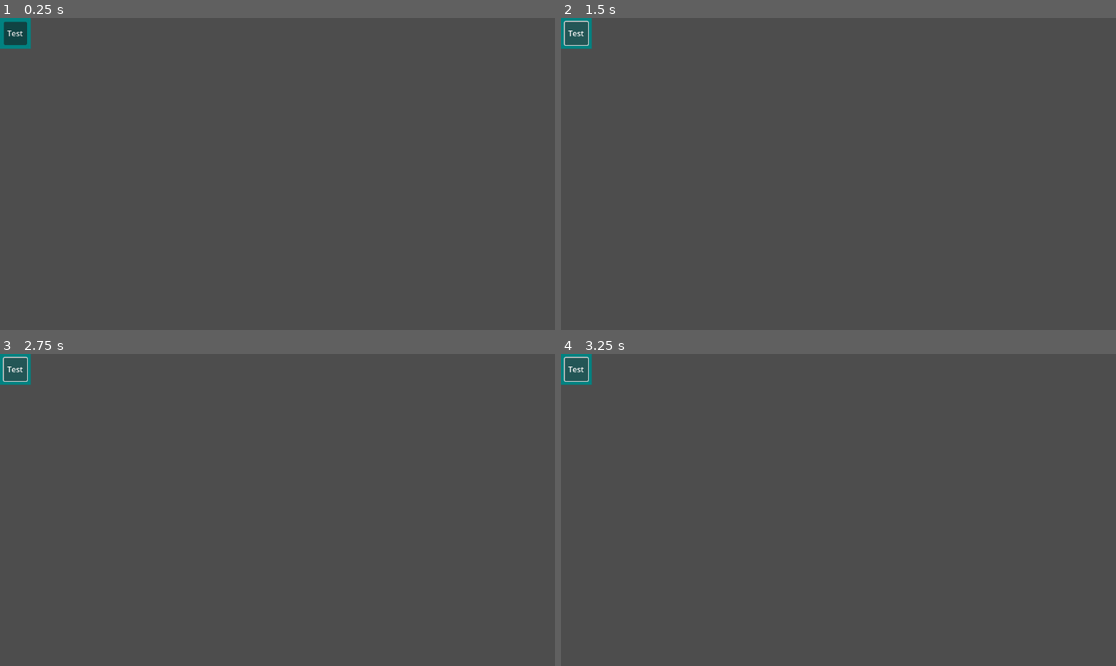
Above: before the commit, frames 1-4 (two rows, left to right).
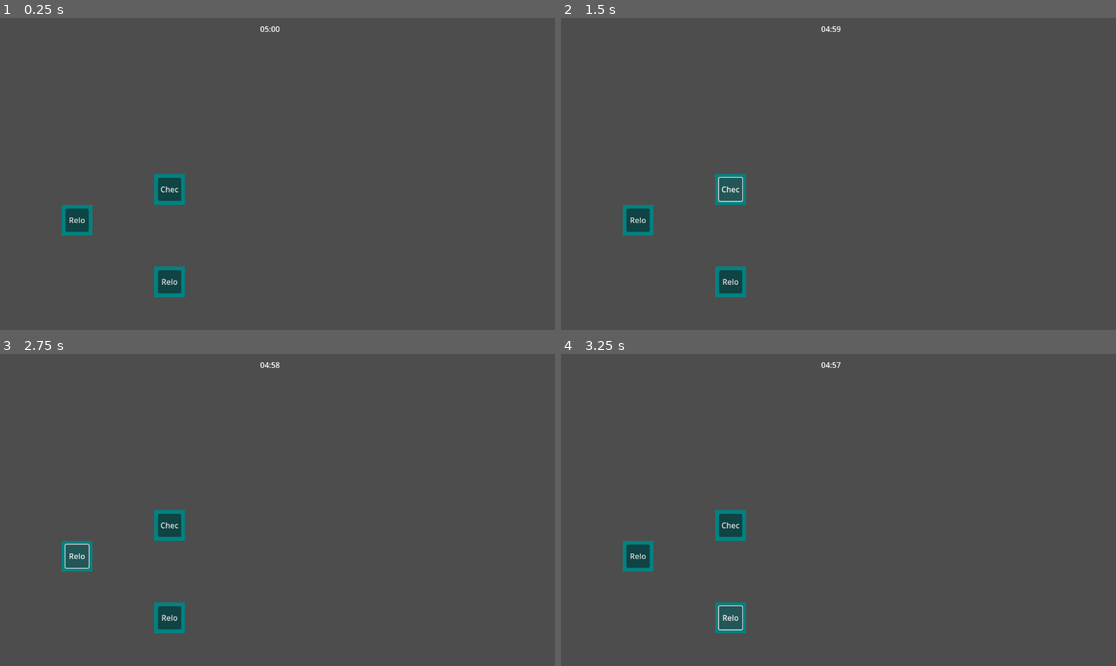
Above: after the commit, the same moments.

Repository: Carth501/team-ferret
Game: Godot game, scene res://scenes/cubicle.tscn
The game is run twice, just before and just after one commit, with the same random seed, the same clock (stepped at 60 frames per second) and the same inputs. Before the commit the project starts from res://scenes/controls/button.tscn.
Inputs (mouse positions are in pixels of both pictures, inside the frame that each line leads up to):
- Up to frame 1 (0.25 s): no input
- Up to frame 2 (1.5 s): click (577, 33) at 0.5 s, where only the run before the commit has a clickable "Test"; click "Test" (after the commit: "Check Character Positions") at 1.25 s
- Up to frame 3 (2.75 s): click "Test" (after the commit: "Reload Models") at 2 s
- Up to frame 4 (3.25 s): click "Test" (after the commit: "Reload Character Models") at 2.75 s

The runs differ from the first frame. In frame 1, 2.2% of the frame differs, in the area x 0-51%, y 0-90%; in frame 2, 2.2%; in frame 3, 2.2%; in frame 4, 2.2%.

Commit message:
parse JSONs, generate content based off data

Diff:
--- /dev/null
+++ b/data/control_list.json
@@ -0,0 +1,20 @@
+[
+	{
+		"label": "Check Character Positions",
+		"id": "check_char_pos",
+		"type": "button",
+		"offset": [5, 0]
+	},
+	{
+		"label": "Reload Models",
+		"id": "reload_models",
+		"type": "button",
+		"offset": [2, 1]
+	},
+	{
+		"label": "Reload Character Models",
+		"id": "reload_char_models",
+		"type": "button",
+		"offset": [5, 3]
+	},
+]
--- /dev/null
+++ b/data/error_list.json
@@ -0,0 +1,18 @@
+[
+	{
+		"id": "0001",
+		"pattern": [
+			"check_char_pos",
+			"reload_models",
+			"reload_char_models",
+		]
+	},
+	{
+		"id": "0002",
+		"pattern": [
+			"check_char_pos",
+			"reload_models",
+			"reload_char_models",
+		]
+	},
+]
--- /dev/null
+++ b/data/level_list.json
@@ -0,0 +1,16 @@
+[
+	{
+		"name": "orientation",
+		"id": "ring-1",
+		"errors": [
+			{
+				"id": "0001",
+				"time": 2.3,
+			},
+			{
+				"id": "0002",
+				"time": 5.8,
+			}
+		]
+	},
+]
--- a/project.godot
+++ b/project.godot
@@ -11,9 +11,13 @@
 [application]
 
 config/name="Think of the Shareholders!"
-run/main_scene="res://scenes/controls/button.tscn"
+run/main_scene="res://scenes/cubicle.tscn"
 config/features=PackedStringArray("4.1", "Mobile")
 config/icon="res://icon.svg"
+
+[autoload]
+
+data_libraries_single="*res://scripts/data_libraries.gd"
 
 [dotnet]
 
--- a/scenes/controls/button.tscn
+++ b/scenes/controls/button.tscn
@@ -1,6 +1,8 @@
-[gd_scene format=3 uid="uid://bnf6vxxb7xsr3"]
+[gd_scene load_steps=2 format=3 uid="uid://bnf6vxxb7xsr3"]
 
-[node name="button" type="Control"]
+[ext_resource type="Script" path="res://scripts/control_scripts/button_control.gd" id="1_xdt12"]
+
+[node name="button" type="Control" node_paths=PackedStringArray("button_object")]
 layout_mode = 3
 anchors_preset = 15
 anchor_right = 1.0
@@ -9,6 +11,8 @@
 offset_bottom = -584.0
 grow_horizontal = 2
 grow_vertical = 2
+script = ExtResource("1_xdt12")
+button_object = NodePath("Button")
 
 [node name="ColorRect" type="ColorRect" parent="."]
 layout_mode = 0
@@ -17,17 +21,10 @@
 color = Color(0.00392157, 0.509804, 0.505882, 1)
 
 [node name="Button" type="Button" parent="."]
-layout_mode = 1
-anchors_preset = 8
-anchor_left = 0.5
-anchor_top = 0.5
-anchor_right = 0.5
-anchor_bottom = 0.5
-offset_left = -24.0
-offset_top = -24.0
-offset_right = 24.0
-offset_bottom = 24.0
-grow_horizontal = 2
-grow_vertical = 2
+layout_mode = 0
+offset_left = 8.0
+offset_top = 8.0
+offset_right = 56.0
+offset_bottom = 56.0
 text = "Test"
 text_overrun_behavior = 1
--- a/scenes/cubicle.tscn
+++ b/scenes/cubicle.tscn
@@ -1,11 +1,42 @@
-[gd_scene load_steps=2 format=3 uid="uid://bvikl0ynet5bo"]
+[gd_scene load_steps=3 format=3 uid="uid://bvikl0ynet5bo"]
 
-[ext_resource type="PackedScene" uid="uid://1agrbthdo7br" path="res://scenes/control_pallet.tscn" id="1_lmgla"]
+[ext_resource type="Script" path="res://scripts/cubicle.gd" id="1_b5jef"]
+[ext_resource type="PackedScene" uid="uid://ct2oxvm74mwxo" path="res://scenes/level_clock.tscn" id="2_eni3y"]
 
-[node name="Cubicle" type="Node"]
+[node name="Cubicle" type="Node" node_paths=PackedStringArray("control_panel", "timer_corral")]
+script = ExtResource("1_b5jef")
+current_level_id = "ring-1"
+control_panel = NodePath("ScrollContainer/Control")
+timer_corral = NodePath("Timer Corral")
 
-[node name="Control" parent="." instance=ExtResource("1_lmgla")]
+[node name="level clock" parent="." instance=ExtResource("2_eni3y")]
+offset_left = 540.0
+offset_top = 11.0
+offset_right = -572.0
+offset_bottom = -610.0
 
 [node name="Pager" type="Node" parent="."]
 
 [node name="Manual" type="Node" parent="."]
+
+[node name="Timer" type="Timer" parent="."]
+autostart = true
+
+[node name="ScrollContainer" type="ScrollContainer" parent="."]
+anchors_preset = -1
+anchor_top = 0.5
+anchor_right = 1.0
+anchor_bottom = 1.0
+offset_right = 40.0
+offset_bottom = 40.0
+size_flags_horizontal = 3
+size_flags_vertical = 3
+
+[node name="Control" type="Control" parent="ScrollContainer"]
+layout_mode = 2
+size_flags_horizontal = 3
+size_flags_vertical = 3
+
+[node name="Timer Corral" type="Node" parent="."]
+
+[connection signal="timeout" from="Timer" to="level clock" method="tick"]
--- /dev/null
+++ b/scenes/level_clock.tscn
@@ -0,0 +1,23 @@
+[gd_scene load_steps=2 format=3 uid="uid://ct2oxvm74mwxo"]
+
+[ext_resource type="Script" path="res://scripts/level_clock.gd" id="1_vo46q"]
+
+[node name="level clock" type="Control" node_paths=PackedStringArray("display")]
+layout_mode = 3
+anchors_preset = 15
+anchor_right = 1.0
+anchor_bottom = 1.0
+offset_right = -1112.0
+offset_bottom = -621.0
+grow_horizontal = 2
+grow_vertical = 2
+script = ExtResource("1_vo46q")
+display = NodePath("Label")
+seconds_remaining = 300
+
+[node name="Label" type="Label" parent="."]
+layout_mode = 0
+offset_right = 37.0
+offset_bottom = 26.0
+text = "5:00"
+horizontal_alignment = 1
--- /dev/null
+++ b/scenes/pager.tscn
@@ -0,0 +1,23 @@
+[gd_scene load_steps=2 format=3 uid="uid://bom4ijl6roghf"]
+
+[ext_resource type="Script" path="res://scripts/pager.gd" id="1_k0vfd"]
+
+[node name="pager" type="Control"]
+layout_mode = 3
+anchors_preset = 15
+anchor_right = 1.0
+anchor_bottom = 1.0
+grow_horizontal = 2
+grow_vertical = 2
+script = ExtResource("1_k0vfd")
+
+[node name="Label" type="Label" parent="."]
+layout_mode = 0
+offset_right = 40.0
+offset_bottom = 23.0
+
+[node name="Next Button" type="Button" parent="."]
+layout_mode = 0
+offset_right = 8.0
+offset_bottom = 8.0
+text = "NEXT"
--- /dev/null
+++ b/scripts/control_scripts/button_control.gd
@@ -0,0 +1,6 @@
+class_name button_control extends Control
+
+@export var button_object: Button
+
+func set_label(label: String):
+	button_object.text = label
--- /dev/null
+++ b/scripts/cubicle.gd
@@ -0,0 +1,96 @@
+class_name cubicle extends Node
+
+signal diagetic_error_report
+
+@export var current_level_id: String
+@export var control_panel: Control
+@export var timer_corral: Node
+var data
+var current_level
+var error_schedule := []
+var control_id_list
+var control_obj_list := []
+var error_timers_list := []
+
+func _ready():
+	print("requesting data libraries access")
+	data = get_node("/root/data_libraries_single")
+	if(!data.ready):
+		await data.ready
+	load_level()
+
+func load_level():
+	get_level(data.level_data)
+	get_error_schedule(current_level)
+	create_control_id_list()
+	create_control_objects()
+	create_error_timers()
+
+func get_level(level_list: Array):
+	for level in level_list:
+		if (level.id == current_level_id):
+			current_level = level
+			return
+
+func get_error_schedule(level):
+	var error_id_schedule = level.errors
+	for error in error_id_schedule:
+		var error_item = dereference_error_id(error.id)
+		error_item["time"] = error.time
+		error_schedule.append(error_item)
+
+func create_control_id_list():
+	var list = []
+	for error in error_schedule:
+		for control_id in error.pattern:
+			if !list.has(control_id):
+				list.append(control_id)
+	print(str("list ", list))
+	control_id_list = list
+
+func dereference_error_id(id: String):
+	for error_def in data.error_data:
+		if(error_def.id == id):
+			return error_def
+	push_error(str("did not find error def for id ", id))
+
+func create_control_objects():
+	for control_id in control_id_list:
+		var control_definition = dereference_control_id(control_id)
+		match control_definition.type:
+			"button":
+				create_button(control_definition)
+			_:
+				push_error(str(control_definition.type, " not found. Check spelling."))
+
+func create_button(params):
+	var button_scene = load("res://scenes/controls/button.tscn")
+	var button_instance = button_scene.instantiate() as button_control
+	if(button_instance == null):
+		push_error("button instance does not have the script attached")
+	button_instance.name = params.id
+	button_instance.set_label(params.label)
+	control_panel.add_child(button_instance)
+	button_instance.set_anchors_preset(Control.PRESET_CENTER, false)
+	button_instance.position = Vector2(params.offset[0]*64, params.offset[1]*64)
+	control_obj_list.append(button_instance)
+
+func dereference_control_id(id: String):
+	for control_def in data.control_data:
+		if(control_def.id == id):
+			return control_def
+	push_error(str("did not find error def for id ", id))
+
+func create_error_timers():
+	for error in error_schedule:
+		var timer := Timer.new()
+		timer_corral.add_child(timer)
+		timer.wait_time = error.time
+		timer.one_shot = true
+		timer.start()
+		error_timers_list.append(timer)
+		timer.timeout.connect(next_error_report)
+
+func next_error_report():
+	var new_error = error_schedule.pop_front()
+	diagetic_error_report.emit(new_error)
--- /dev/null
+++ b/scripts/data_libraries.gd
@@ -0,0 +1,26 @@
+class_name data_libraries extends Node
+
+var control_data
+var error_data
+var level_data
+@export var control_definition_json = "res://data/control_list.json"
+@export var error_definition_json = "res://data/error_list.json"
+@export var level_definition_json = "res://data/level_list.json"
+
+func _ready():
+	control_data = load_json_file(control_definition_json)
+	error_data = load_json_file(error_definition_json)
+	level_data = load_json_file(level_definition_json)
+
+func load_json_file(filePath: String):
+	if FileAccess.file_exists(filePath):
+		var dataFile = FileAccess.open(filePath, FileAccess.READ)
+		var parsedResult = JSON.parse_string(dataFile.get_as_text())
+
+		if parsedResult is Array:
+			print("success!")
+			return parsedResult
+		else:
+			push_error("error reading the control library")
+	else:
+		push_error("control library does not exist")
--- /dev/null
+++ b/scripts/level_clock.gd
@@ -0,0 +1,16 @@
+class_name level_clock extends Control
+
+@export var display: Label
+@export var seconds_remaining: int
+
+func _ready():
+	update_display()
+
+func tick():
+	seconds_remaining -= 1
+	update_display()
+
+func update_display():
+	var minutes = str("%02d" % (seconds_remaining/60))
+	var seconds = str("%02d" % (seconds_remaining%60))
+	display.text = str(minutes, ":", seconds)
--- a/scripts/level_director.gd
+++ /dev/null
@@ -1 +0,0 @@
-extends Node
--- /dev/null
+++ b/scripts/pager.gd
@@ -0,0 +1 @@
+extends Control
Not shown, added: scenes/cub5F80.tmp
